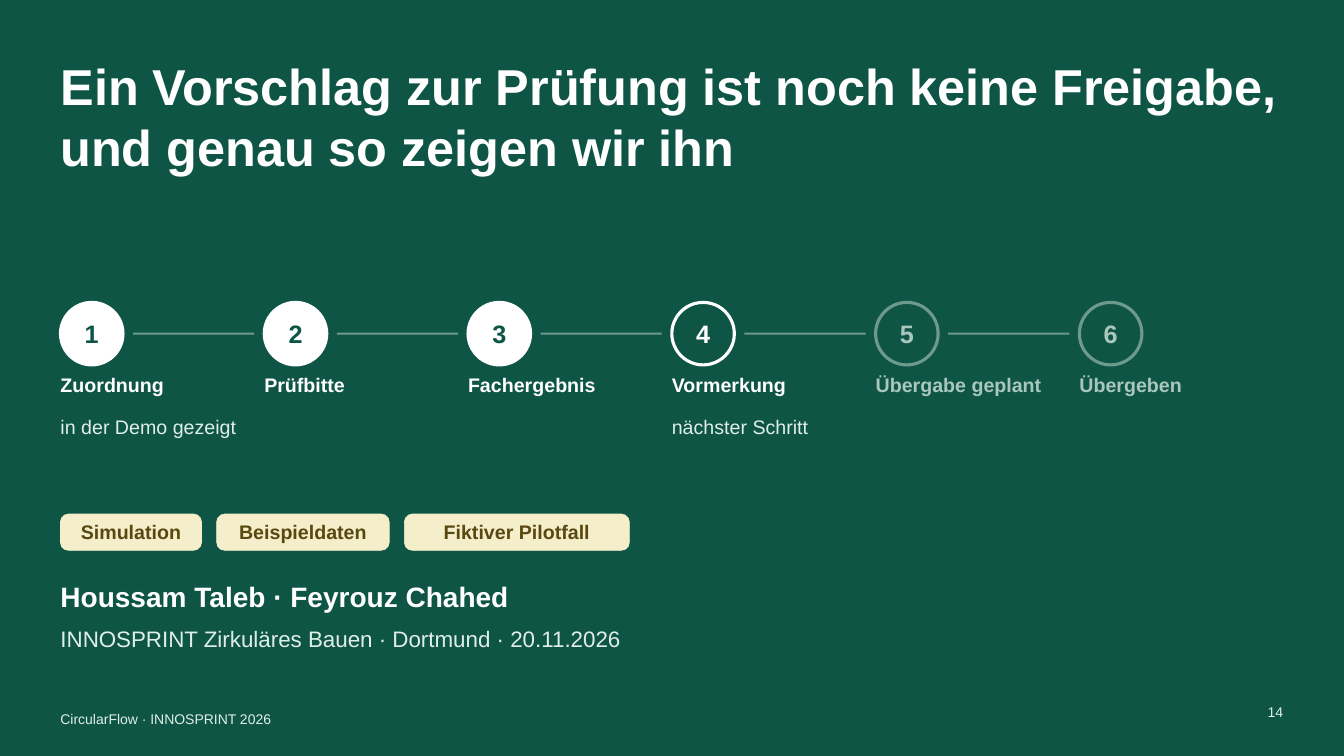
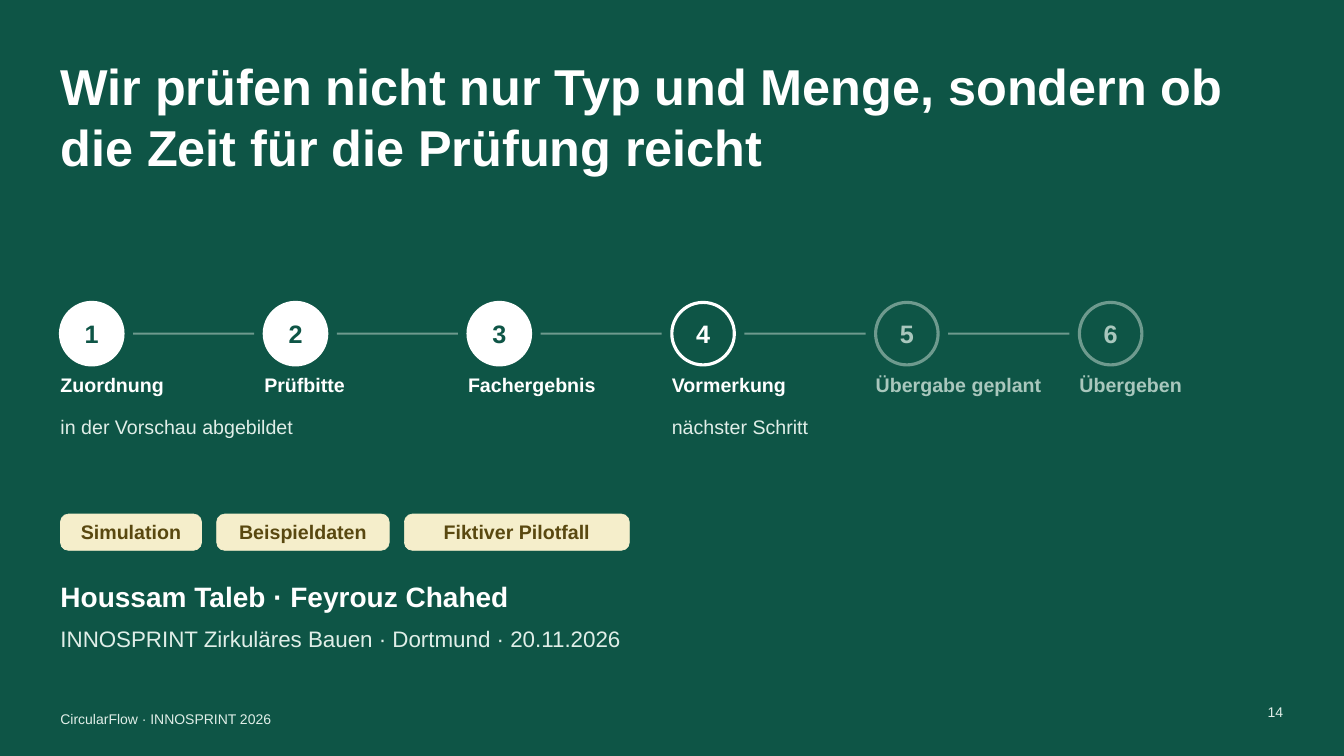
Before and after one commit to sammo3332/CircularFlow, a slide deck: slide 14 of pitch/innosprint-2026/ausgabe/weitere-fassungen/CircularFlow_INNOSPRINT2026_Fassung-B_Demo-zuerst.pptx. Drawn at 1344x756 pixels with LibreOffice and Linux fonts; fonts in the diff are those of the drawing. Boxes give left, top, right and bottom in pixels: in the first picture for what was removed or moved away, otherwise in the second. Text is boxed around its words. In the diff, an @@ line names an element or a change of style, - is before the commit and + after.

```diff
--- a/pitch/innosprint-2026/ausgabe/weitere-fassungen/CircularFlow_INNOSPRINT2026_Fassung-B_Demo-zuerst.pptx
+++ b/pitch/innosprint-2026/ausgabe/weitere-fassungen/CircularFlow_INNOSPRINT2026_Fassung-B_Demo-zuerst.pptx
@@ title at bbox=[60, 68, 1222, 176]: text changed @@
-Ein Vorschlag zur Prüfung ist noch keine Freigabe, und genau so zeigen wir ihn
+Wir prüfen nicht nur Typ und Menge, sondern ob die Zeit für die Prüfung reicht
@@ text at bbox=[60, 419, 293, 438]: text changed @@
-in der Demo gezeigt
+in der Vorschau abgebildet
```
Also in this commit, not shown: 13 other slides changed, 25 other files.
